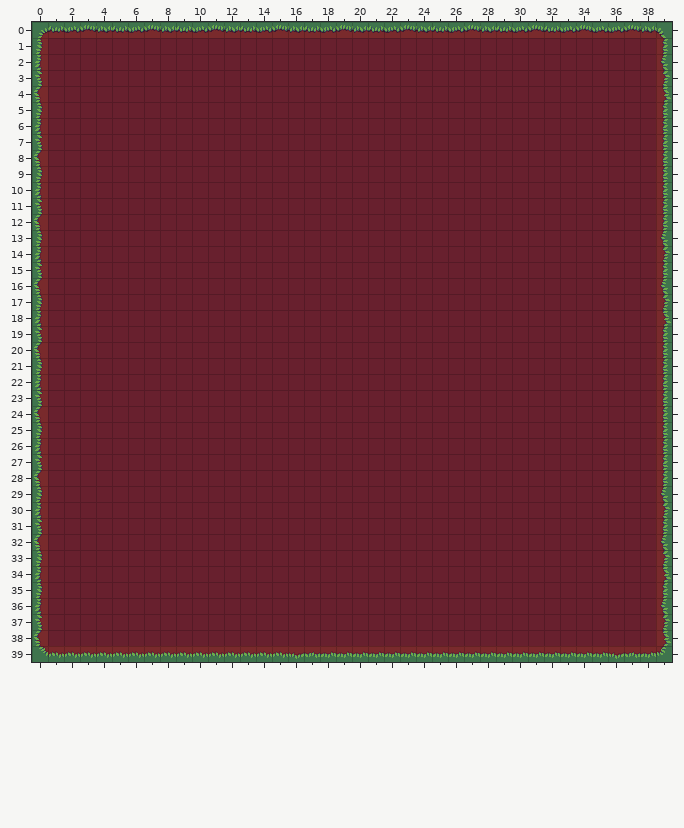
A Tiled map gets an edit: images/antQuest_mapedeitTest.tmx. That is the earlier state.
Cells are 16x16 px. Shown: x 0..39, y 0..39.
Now the later version:
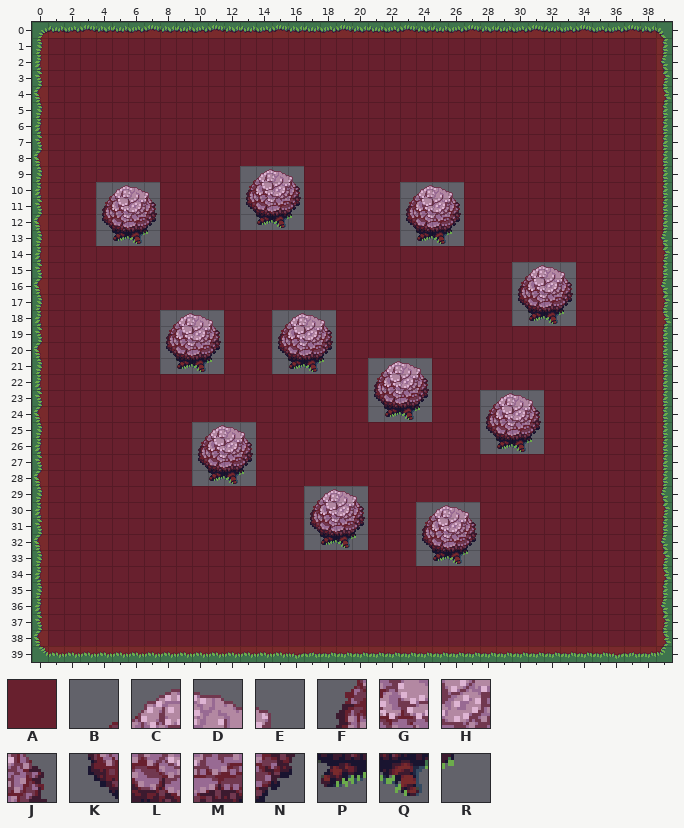
Key: from "buch-outdoor": A 34, B 163, C 164, D 165, E 166, F 187, G 188, H 189, J 190, K 211, L 212, M 213, N 214, P 236, Q 237, R 238.
_ is an empty cell, . an unchanged one.
What changed:
--- layer "タイル・レイヤー1"
@@ x 4..26 @@
- 9 .........AAAA..........
-10 AAAA.....AAAA......AAAA
-11 AAAA.....AAAA......AAAA
-12 AAAA.....AAAA......AAAA
-13 AAAA...............AAAA
+ 9 .........BCDE..........
+10 BCDE.....FGHJ......BCDE
+11 FGHJ.....KLMN......FGHJ
+12 KLMN....._PQR......KLMN
+13 _PQR..............._PQR
@@ x 8..33 @@
-15 ......................AAAA
-16 ......................AAAA
-17 ......................AAAA
-18 AAAA...AAAA...........AAAA
-19 AAAA...AAAA...............
-20 AAAA...AAAA...............
-21 AAAA...AAAA..AAAA.........
-22 .............AAAA.........
-23 .............AAAA...AAAA..
-24 .............AAAA...AAAA..
-25 ..AAAA..............AAAA..
-26 ..AAAA..............AAAA..
-27 ..AAAA....................
-28 ..AAAA....................
-29 .........AAAA.............
-30 .........AAAA...AAAA......
-31 .........AAAA...AAAA......
-32 .........AAAA...AAAA......
-33 ................AAAA......
+15 ......................BCDE
+16 ......................FGHJ
+17 ......................KLMN
+18 BCDE...BCDE..........._PQR
+19 FGHJ...FGHJ...............
+20 KLMN...KLMN...............
+21 _PQR..._PQR..BCDE.........
+22 .............FGHJ.........
+23 .............KLMN...BCDE..
+24 ............._PQR...FGHJ..
+25 ..BCDE..............KLMN..
+26 ..FGHJ.............._PQR..
+27 ..KLMN....................
+28 .._PQR....................
+29 .........BCDE.............
+30 .........FGHJ...BCDE......
+31 .........KLMN...FGHJ......
+32 ........._PQR...KLMN......
+33 ................_PQR......
